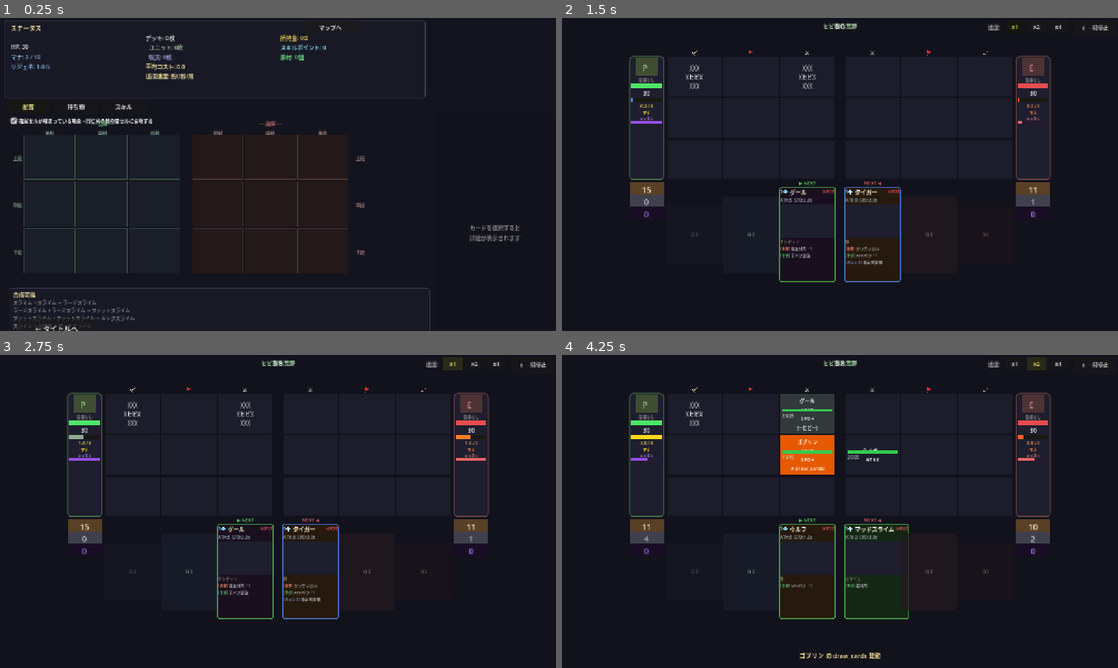
Above: before the commit, frames 1-4 (two rows, left to right).
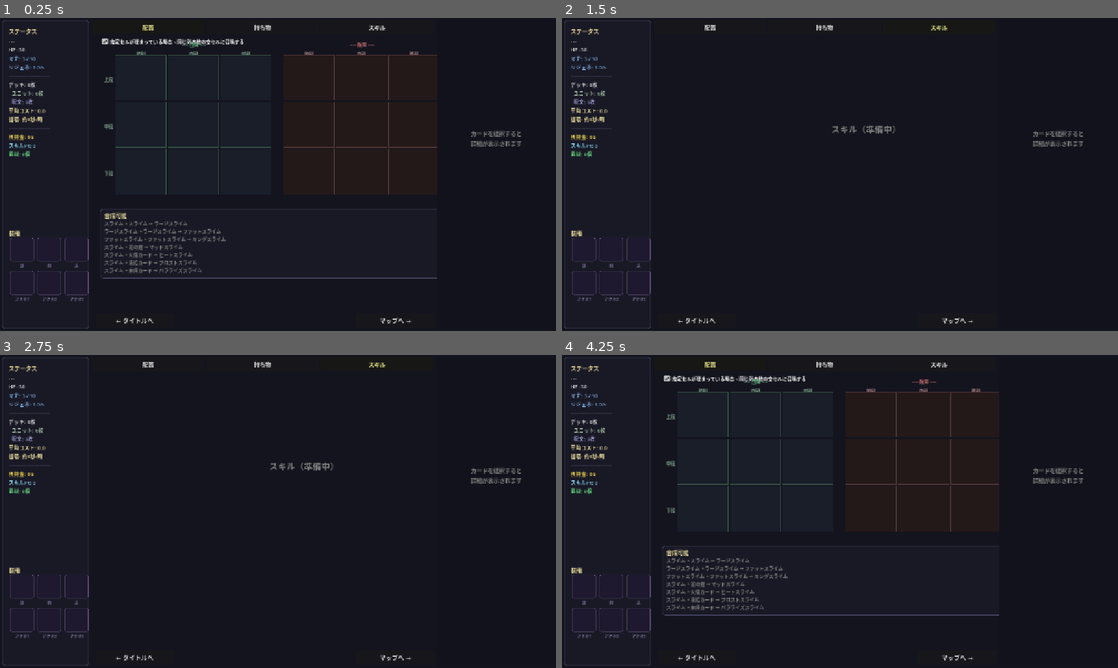
Above: after the commit, the same moments.

Repository: kazumak334-create/dungeon-board-game
Game: Godot game, scene res://scenes/DeckPrep.tscn
Two runs of this game, one before a commit and one after it. Both use one fixed random seed, a clock stepped at 60 frames per second and the inputs below. This scene is started directly instead of the project's main scene.
Inputs (mouse positions are in pixels of both pictures, inside the frame that each line leads up to):
- Up to frame 1 (0.25 s): no input
- Up to frame 2 (1.5 s): click (890, 27) at 0.5 s, where only the run before the commit has a clickable "マップへ"; click (967, 105) at 1.25 s, where only the run before the commit has a clickable "→"
- Up to frame 3 (2.75 s): click (450, 364) at 2 s, where only the run before the commit has a clickable "x1"
- Up to frame 4 (4.25 s): click (712, 364) at 2.75 s, where only the run after the commit has a clickable "配置"; click (1034, 364) at 3.5 s, where only the run before the commit has a clickable "x2"

The runs differ from the first frame. In frame 1, 7.0% of the frame differs, in the area x 0-94%, y 0-100%; in frame 2, 5.5%; in frame 3, 5.6%; in frame 4, 12%, in the area x 0-99%, y 0-100%.

Commit message:
feat: DeckPrepレイアウト再設計（パターンB: 左サイドバー型）
ペルソナ投票7/8承認のパターンB実装。
- 左サイドバー200px: ステータス上部+装備スロット2×3下部
- 装備スロット6個: 頭/胴/足/アクセ×3（55×55px、2×3配置）
- 冒険ボタンを最下部に移動
- 解説レーン275pxに調整
- タブコンテンツ790×636px
- 右上デッドスペース解消

テスト1827件全パス（+14件追加）

Co-Authored-By: Claude Opus 4.6 (1M context) <noreply@anthropic.com>

Diff:
--- a/scripts/DeckPrep.gd
+++ b/scripts/DeckPrep.gd
@@ -1,5 +1,8 @@
 # DeckPrep.gd
-# デッキ準備画面: タブ構成（配置/アイテム/スキル）+ 上部ステータスバー + 右側解説レーン
+# デッキ準備画面: パターンB（左サイドバー型）
+# 左サイドバー(w=200): ステータス上部 + 装備スロット下部
+# 中央エリア(w=790): タブバー + タブコンテンツ + 冒険ボタン行
+# 右解説レーン(w=275): カード/アイテム詳細
 extends Control
 
 const UIF = preload("res://scripts/UIFactory.gd")
@@ -14,12 +17,40 @@
 # 選択状態（_boardと同期）
 var _selected_card_idx: int = -1
 
-# レイアウト定数（全座標はここから自動計算）
-const TAB_BAR_H = 30       # タブバー高さ
-const TAB_BAR_Y = 4        # タブバーY位置
-const CONTENT_Y = TAB_BAR_Y + TAB_BAR_H + 4  # タブコンテンツ開始Y
-const INFO_W = 280          # 解説レーン幅
-const STATUS_H = 180        # ステータスパネル高さ
+# レイアウト定数（パターンB）
+const SIDEBAR_X = 5         # 左サイドバー開始X
+const SIDEBAR_Y = 5         # 左サイドバー開始Y
+const SIDEBAR_W = 200       # 左サイドバー幅
+const SIDEBAR_H = 710       # 左サイドバー高さ
+const STATUS_AREA_Y = 15    # ステータス領域Y（サイドバー内）
+const STATUS_AREA_H = 460   # ステータス領域高さ
+const EQUIP_AREA_Y = 480    # 装備スロット領域Y（サイドバー内）
+const EQUIP_AREA_H = 220    # 装備スロット領域高さ
+const TAB_BAR_X = 210       # タブバー開始X
+const TAB_BAR_Y = 5         # タブバー開始Y
+const TAB_BAR_W = 790       # タブバー幅
+const TAB_BAR_H = 30        # タブバー高さ
+const CONTENT_X = 210       # タブコンテンツ開始X
+const CONTENT_Y = 40        # タブコンテンツ開始Y
+const CONTENT_W = 790       # タブコンテンツ幅
+const CONTENT_H = 636       # タブコンテンツ高さ
+const ADVENTURE_Y = 680     # 冒険ボタン行Y
+const INFO_X = 1005         # 解説レーン開始X
+const INFO_Y = 5            # 解説レーン開始Y
+const INFO_W = 275          # 解説レーン幅
+const INFO_H = 710          # 解説レーン高さ
+
+# 装備スロット定義（絶対変更禁止: 頭/胴/足/アクセ×3の6個固定）
+const EQUIP_SLOTS = [
+	{"id": "head",       "label": "頭",    "row": 0, "col": 0},
+	{"id": "body",       "label": "胴",    "row": 0, "col": 1},
+	{"id": "feet",       "label": "足",    "row": 0, "col": 2},
+	{"id": "accessory1", "label": "アクセ1", "row": 1, "col": 0},
+	{"id": "accessory2", "label": "アクセ2", "row": 1, "col": 1},
+	{"id": "accessory3", "label": "アクセ3", "row": 1, "col": 2},
+]
+const EQUIP_SLOT_SIZE = 55   # スロットサイズ
+const EQUIP_SLOT_GAP = 8     # スロット間隔
 
 const RACE_COLORS = {
 	"スライム": Color(0.3, 0.6, 0.3),
@@ -46,36 +77,50 @@
 func _build_ui() -> void:
 	UIF.add_bg(self)
 
-	# ステータスパネル（左上・常時表示）
-	_build_status_panel()
-
-	# タブバー（ステータスの右に配置）
+	# 左サイドバー（ステータス上部 + 装備スロット下部）
+	_build_sidebar()
+
+	# タブバー（中央上部）
 	_build_tab_bar()
 
-	# タブコンテナ（ステータス下+タブバー下）
-	var content_top = STATUS_H + TAB_BAR_H + 12
-	var content_h = 720 - content_top - 8
+	# タブコンテナ（中央メイン）
 	_tab_container = Control.new()
-	_tab_container.position = Vector2(0, content_top)
-	_tab_container.size = Vector2(1280 - INFO_W - 10, content_h)
+	_tab_container.position = Vector2(CONTENT_X, CONTENT_Y)
+	_tab_container.size = Vector2(CONTENT_W, CONTENT_H)
 	add_child(_tab_container)
 
 	# 右側解説レーン
 	_build_info_lane()
 
+	# 冒険ボタン行（下部）
+	_build_adventure_buttons()
+
 	_show_tab("placement")
 
-	UIF.add_button(self, "マップへ", Vector2(700, 5), Vector2(120, 28), 13,
-		func(): SceneManager.go_to(SceneManager.MAP_SELECT))
-	UIF.add_back_button(self, "← タイトルへ", func():
-		GameSession.reset()
-		SceneManager.go_to(SceneManager.TITLE)
-	, 692)
-
-# ===== ステータスパネル（左上・常時表示） =====
-
-func _build_status_panel() -> void:
-	var y_offset: float = 0.0
+# ===== 左サイドバー =====
+
+func _build_sidebar() -> void:
+	# サイドバー背景
+	var sidebar_panel = UIF.create_panel(
+		Vector2(SIDEBAR_X, SIDEBAR_Y),
+		Vector2(SIDEBAR_W, SIDEBAR_H)
+	)
+	add_child(sidebar_panel)
+
+	# ステータス領域（上部）
+	_build_status_area()
+
+	# 区切りライン
+	var sep = ColorRect.new()
+	sep.position = Vector2(SIDEBAR_X + 10, SIDEBAR_Y + EQUIP_AREA_Y - 10)
+	sep.size = Vector2(SIDEBAR_W - 20, 1)
+	sep.color = Color(0.3, 0.3, 0.4, 0.6)
+	add_child(sep)
+
+	# 装備スロット領域（下部）
+	_build_equipment_area()
+
+func _build_status_area() -> void:
 	var cls = CardDB.CLASSES.get(GameSession.class_id, {})
 
 	var total_cost: float = 0.0
@@ -97,51 +142,85 @@
 	var mana_regen = cls.get("mana_regen", 1.0)
 	var cycle_time = total_cost / max(0.1, mana_regen)
 
-	# パネル背景
-	var panel_w = 1280 - INFO_W - 30
-	var panel = UIF.create_panel(Vector2(10, 5), Vector2(panel_w, STATUS_H))
-	add_child(panel)
+	var base_x = SIDEBAR_X + 15
+	var base_y = SIDEBAR_Y + STATUS_AREA_Y
+	var cy: float = base_y
+	var lbl_w = SIDEBAR_W - 30
 
 	var header = Label.new()
 	header.text = "ステータス"
-	header.position = Vector2(25, 12)
-	header.add_theme_font_size_override("font_size", 14)
+	header.position = Vector2(base_x, cy)
+	header.add_theme_font_size_override("font_size", 13)
 	header.add_theme_color_override("font_color", UIF.TITLE_COLOR)
 	add_child(header)
-
-	# 3列レイアウト
-	var col_w = (panel_w - 40) / 3
-	var items_col1 = [
-		["%s" % cls.get("display", ""), UIF.TITLE_COLOR],
+	cy += 24
+
+	var items = [
+		["%s" % cls.get("display", "---"), UIF.TITLE_COLOR],
 		["HP: 30", UIF.TEXT_COLOR],
 		["マナ: %.0f / %d" % [cls.get("initial_mana", 3), int(cls.get("mana_max", 10))], Color(0.5, 0.7, 0.9)],
 		["リジェネ: %.1f/s" % mana_regen, Color(0.5, 0.7, 0.9)],
-	]
-	var items_col2 = [
+		["─────────────", Color(0.3, 0.3, 0.4)],
 		["デッキ: %d枚" % deck_size, UIF.TEXT_COLOR],
 		["  ユニット: %d枚" % unit_count, Color(0.6, 0.7, 0.6)],
 		["  呪文: %d枚" % spell_count, Color(0.6, 0.6, 0.8)],
 		["平均コスト: %.1f" % avg_cost, UIF.TITLE_COLOR],
-		["循環速度: 約%.0f秒/周" % cycle_time, UIF.TITLE_COLOR],
-	]
-	var items_col3 = [
+		["循環: 約%.0f秒/周" % cycle_time, UIF.TITLE_COLOR],
+		["─────────────", Color(0.3, 0.3, 0.4)],
 		["所持金: %dG" % GameSession.gold, UIF.GOLD_COLOR],
-		["スキルポイント: %d" % GameSession.skill_points, Color(0.5, 0.8, 0.9)],
+		["スキルPt: %d" % GameSession.skill_points, Color(0.5, 0.8, 0.9)],
 		["素材: %d個" % GameSession.materials.size(), UIF.BENEFIT_COLOR],
 	]
-
-	var cols = [items_col1, items_col2, items_col3]
-	for ci in range(3):
-		var cx = 25 + ci * col_w
-		var cy: float = 35
-		for item in cols[ci]:
-			var lbl = Label.new()
-			lbl.text = item[0]
-			lbl.position = Vector2(cx, cy)
-			lbl.add_theme_font_size_override("font_size", 13)
-			lbl.add_theme_color_override("font_color", item[1])
-			add_child(lbl)
-			cy += 22
+	for item in items:
+		var lbl = Label.new()
+		lbl.text = item[0]
+		lbl.position = Vector2(base_x, cy)
+		lbl.size = Vector2(lbl_w, 20)
+		lbl.add_theme_font_size_override("font_size", 12)
+		lbl.add_theme_color_override("font_color", item[1])
+		add_child(lbl)
+		cy += 20
+
+func _build_equipment_area() -> void:
+	var base_x = SIDEBAR_X + 15
+	var base_y = SIDEBAR_Y + EQUIP_AREA_Y
+
+	var header = Label.new()
+	header.text = "装備"
+	header.position = Vector2(base_x, base_y)
+	header.add_theme_font_size_override("font_size", 13)
+	header.add_theme_color_override("font_color", UIF.TITLE_COLOR)
+	add_child(header)
+
+	# 装備スロット2×3配置
+	for slot in EQUIP_SLOTS:
+		var sx = base_x + 3 + slot["col"] * (EQUIP_SLOT_SIZE + EQUIP_SLOT_GAP)
+		var sy = base_y + 20 + slot["row"] * (EQUIP_SLOT_SIZE + EQUIP_SLOT_GAP + 14)
+		_build_equipment_slot(slot["id"], slot["label"], sx, sy)
+
+func _build_equipment_slot(slot_id: String, label: String, x: float, y: float) -> void:
+	# スロット枠
+	var cell = Panel.new()
+	cell.position = Vector2(x, y)
+	cell.size = Vector2(EQUIP_SLOT_SIZE, EQUIP_SLOT_SIZE)
+	cell.name = "equip_slot_" + slot_id
+	var style = StyleBoxFlat.new()
+	style.bg_color = Color(0.12, 0.10, 0.18)
+	style.border_color = Color(0.35, 0.28, 0.45)
+	style.set_border_width_all(1)
+	style.set_corner_radius_all(4)
+	cell.add_theme_stylebox_override("panel", style)
+	add_child(cell)
+
+	# スロットラベル（スロット内中央）
+	var slot_lbl = Label.new()
+	slot_lbl.text = label
+	slot_lbl.horizontal_alignment = HORIZONTAL_ALIGNMENT_CENTER
+	slot_lbl.position = Vector2(x, y + EQUIP_SLOT_SIZE + 2)
+	slot_lbl.size = Vector2(EQUIP_SLOT_SIZE, 12)
+	slot_lbl.add_theme_font_size_override("font_size", 9)
+	slot_lbl.add_theme_color_override("font_color", Color(0.5, 0.45, 0.6))
+	add_child(slot_lbl)
 
 func _build_tab_bar() -> void:
 	var tabs = [
@@ -149,18 +228,27 @@
 		{"id": "inventory", "label": "持ち物"},
 		{"id": "skill_tree", "label": "スキル"},
 	]
-	var x = 15
+	var tab_w = int(TAB_BAR_W / tabs.size()) - 4
+	var x = TAB_BAR_X + 2
 	for tab in tabs:
 		var btn = Button.new()
 		btn.text = tab["label"]
-		btn.position = Vector2(x, STATUS_H + 8)
-		btn.size = Vector2(100, TAB_BAR_H)
+		btn.position = Vector2(x, TAB_BAR_Y)
+		btn.size = Vector2(tab_w, TAB_BAR_H)
 		btn.add_theme_font_size_override("font_size", 13)
 		var tab_id = tab["id"]
 		btn.pressed.connect(func(): _show_tab(tab_id))
 		add_child(btn)
 		_tab_buttons.append({"id": tab_id, "button": btn})
-		x += 110
+		x += tab_w + 4
+
+func _build_adventure_buttons() -> void:
+	UIF.add_button(self, "← タイトルへ", Vector2(220, ADVENTURE_Y), Vector2(180, 32), 14,
+		func():
+			GameSession.reset()
+			SceneManager.go_to(SceneManager.TITLE))
+	UIF.add_button(self, "マップへ →", Vector2(820, ADVENTURE_Y), Vector2(180, 32), 14,
+		func(): SceneManager.go_to(SceneManager.MAP_SELECT))
 
 func _show_tab(tab_id: String) -> void:
 	_current_tab = tab_id
@@ -187,21 +275,18 @@
 
 func _build_info_lane() -> void:
 	_info_container = Control.new()
-	var info_y = STATUS_H + TAB_BAR_H + 12
-	var info_h = 720 - info_y - 8
-	_info_container.position = Vector2(1280 - INFO_W, info_y)
-	_info_container.size = Vector2(INFO_W, info_h)
+	_info_container.position = Vector2(INFO_X, INFO_Y)
+	_info_container.size = Vector2(INFO_W, INFO_H)
 	add_child(_info_container)
 
-	var info_h2 = 720 - (STATUS_H + TAB_BAR_H + 12) - 8
 	var bg = ColorRect.new()
-	bg.size = Vector2(INFO_W, info_h2)
+	bg.size = Vector2(INFO_W, INFO_H)
 	bg.color = Color(0.07, 0.07, 0.11)
 	_info_container.add_child(bg)
 
 	var border = ColorRect.new()
 	border.position = Vector2(0, 0)
-	border.size = Vector2(1, info_h2)
+	border.size = Vector2(1, INFO_H)
 	border.color = Color(0.2, 0.2, 0.3)
 	_info_container.add_child(border)
 
@@ -410,67 +495,34 @@
 	return y + 20
 
 # ===== 持ち物タブ（マス目インベントリ） =====
-
-const INV_COLS = 6       # グリッド列数
+# 装備スロットは左サイドバーに常時表示。このタブにはアイテム/素材グリッドのみ
+
+const INV_COLS = 8       # グリッド列数（タブコンテンツ幅790に合わせ拡張）
 const INV_CELL = 80      # セルサイズ
 const INV_GAP = 4        # セル間隔
 const INV_X = 20         # 開始X
 const INV_Y = 10         # 開始Y
-const EQUIP_ROWS = 2     # 装備スロット行数
-const INV_ROWS = 6       # 全行数（装備2+アイテム4）
+const INV_ROWS = 7       # 全行数（アイテム専用）
 
 func _build_inventory_tab() -> void:
-	# 装備スロットラベル
-	var equip_names = [
-		["頭", "胴", "足", "飾1", "飾2", "飾3"],
-		["", "", "", "", "", ""],  # 2行目は値表示用
-	]
-
-	# グリッド描画
+	# グリッド描画（アイテム専用: 装備行なし）
 	for r in range(INV_ROWS):
 		for c in range(INV_COLS):
 			var cx = INV_X + c * (INV_CELL + INV_GAP)
 			var cy = INV_Y + r * (INV_CELL + INV_GAP)
 
-			var is_equip = r < EQUIP_ROWS
 			var cell = Panel.new()
 			cell.position = Vector2(cx, cy)
 			cell.size = Vector2(INV_CELL, INV_CELL)
 			var style = StyleBoxFlat.new()
-			if is_equip:
-				style.bg_color = Color(0.15, 0.13, 0.2)
-				style.border_color = Color(0.4, 0.3, 0.5)
-			else:
-				style.bg_color = Color(0.1, 0.12, 0.16)
-				style.border_color = Color(0.25, 0.25, 0.35)
+			style.bg_color = Color(0.1, 0.12, 0.16)
+			style.border_color = Color(0.25, 0.25, 0.35)
 			style.set_border_width_all(1)
 			style.set_corner_radius_all(4)
 			cell.add_theme_stylebox_override("panel", style)
 			_tab_container.add_child(cell)
 
-			# 装備スロットラベル（1行目のみ）
-			if r == 0 and c < equip_names[0].size():
-				var sl = Label.new()
-				sl.text = equip_names[0][c]
-				sl.position = Vector2(cx + 4, cy + 2)
-				sl.add_theme_font_size_override("font_size", 9)
-				sl.add_theme_color_override("font_color", Color(0.5, 0.4, 0.6))
-				_tab_container.add_child(sl)
-
-	# 装備スロット区切りライン
-	var sep_y = INV_Y + EQUIP_ROWS * (INV_CELL + INV_GAP) - 2
-	var sep = ColorRect.new()
-	sep.position = Vector2(INV_X, sep_y)
-	sep.size = Vector2(INV_COLS * (INV_CELL + INV_GAP) - INV_GAP, 1)
-	sep.color = Color(0.4, 0.3, 0.5, 0.5)
-	_tab_container.add_child(sep)
-
-	# アイテム配置（装備行の下）
-	var item_cells: Array = []  # [{row, col, type, data}]
-
-	# 消費アイテム（左上優先）
-	# 仮: GameSessionに消費アイテムリストがないので、materialsから消費可能なものを抽出
-	var consumables: Array = []
+	# アイテム配置
 	var materials_grouped: Dictionary = {}  # id -> {data, count}
 
 	for mat in GameSession.materials:
@@ -480,8 +532,8 @@
 			materials_grouped[mid] = {"data": mat, "count": 0}
 		materials_grouped[mid]["count"] += 1
 
-	# マス目にアイテムを配置
-	var item_row = EQUIP_ROWS
+	# マス目にアイテムを配置（装備スロットは左サイドバーに移動済み）
+	var item_row = 0
 	var item_col = 0
 
 	# 消費アイテムを先に配置（将来: GameSession.consumablesから）
@@ -539,7 +591,7 @@
 	if materials_grouped.size() == 0:
 		var empty = Label.new()
 		empty.text = "アイテムなし"
-		empty.position = Vector2(INV_X + 10, INV_Y + EQUIP_ROWS * (INV_CELL + INV_GAP) + 30)
+		empty.position = Vector2(INV_X + 10, INV_Y + 30)
 		empty.add_theme_font_size_override("font_size", 14)
 		empty.add_theme_color_override("font_color", UIF.DIM_COLOR)
 		_tab_container.add_child(empty)
--- /dev/null
+++ b/scripts/TestDeckPrepLayout.gd
@@ -0,0 +1,36 @@
+# TestDeckPrepLayout.gd
+# DeckPrep画面レイアウト検証テスト（パターンB: 左サイドバー型）
+extends RefCounted
+
+func run(runner: RefCounted) -> void:
+	_test_equip_slot_count(runner)
+	_test_equip_slot_ids(runner)
+	_test_layout_constants(runner)
+
+func _test_equip_slot_count(r: RefCounted) -> void:
+	# 装備スロットが6個固定であること（絶対変更禁止）
+	var DeckPrepClass = load("res://scripts/DeckPrep.gd")
+	var slots = DeckPrepClass.EQUIP_SLOTS
+	r._assert_eq(slots.size(), 6, "装備スロット数=6個固定")
+
+func _test_equip_slot_ids(r: RefCounted) -> void:
+	# スロットIDが仕様通りであること（絶対変更禁止）
+	var DeckPrepClass = load("res://scripts/DeckPrep.gd")
+	var slots = DeckPrepClass.EQUIP_SLOTS
+	var expected_ids = ["head", "body", "feet", "accessory1", "accessory2", "accessory3"]
+	for i in range(expected_ids.size()):
+		if i < slots.size():
+			r._assert_eq(slots[i]["id"], expected_ids[i], "装備スロットID[%d]=%s" % [i, expected_ids[i]])
+		else:
+			r._assert_true(false, "装備スロットID[%d]が存在しない" % i)
+
+func _test_layout_constants(r: RefCounted) -> void:
+	# レイアウト定数が仕様通りであること
+	var DeckPrepClass = load("res://scripts/DeckPrep.gd")
+	r._assert_eq(DeckPrepClass.SIDEBAR_W, 200, "サイドバー幅=200")
+	r._assert_eq(DeckPrepClass.INFO_W, 275, "解説レーン幅=275")
+	r._assert_eq(DeckPrepClass.CONTENT_W, 790, "タブコンテンツ幅=790")
+	r._assert_eq(DeckPrepClass.CONTENT_H, 636, "タブコンテンツ高さ=636")
+	r._assert_eq(DeckPrepClass.TAB_BAR_X, 210, "タブバーX=210")
+	r._assert_eq(DeckPrepClass.INFO_X, 1005, "解説レーンX=1005")
+	r._assert_eq(DeckPrepClass.ADVENTURE_Y, 680, "冒険ボタンY=680")
--- a/scripts/TestRunner.gd
+++ b/scripts/TestRunner.gd
@@ -36,6 +36,10 @@
 	var config_tests = load("res://scripts/TestBattleConfig.gd").new()
 	config_tests.run(self)
 
+	# DeckPrepレイアウト（パターンB）
+	var layout_tests = load("res://scripts/TestDeckPrepLayout.gd").new()
+	layout_tests.run(self)
+
 	var summary: String = "テスト結果: %d passed / %d failed" % [_pass_count, _fail_count]
 	_results.insert(0, summary)
 	return "\n".join(_results)
Not shown, changed: CHANGELOG.md
